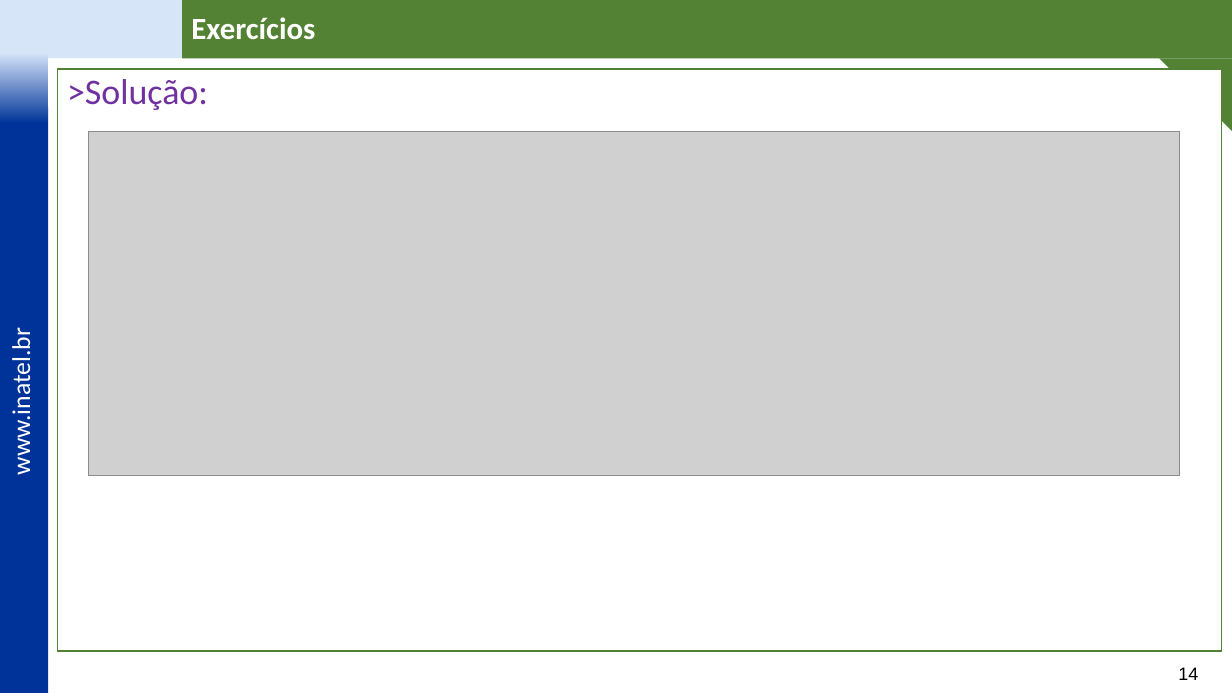
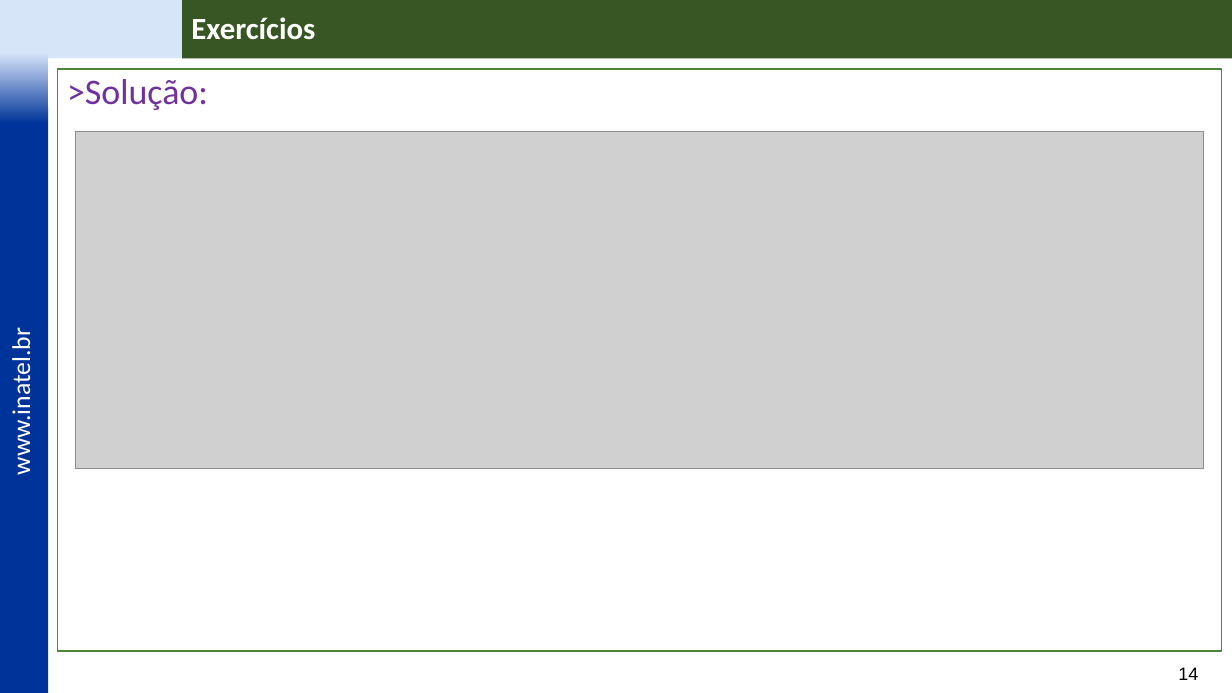
Before and after one commit to vitor-figueiredo/Lab_JavaCollections, a slide deck: slide 14 of _docs/IDP Labs - Java Collections - v3.pptx. Drawn at 1232x693 pixels with LibreOffice and Linux fonts; fonts in the diff are those of the drawing; grey boxes stand for pictures; background and template pictures are left out. Boxes give left, top, right and bottom in pixels: in the first picture for what was removed or moved away, otherwise in the second. Text is boxed around its words. In the diff, an @@ line names an element or a change of style, - is before the commit and + after.

```diff
--- a/_docs/IDP Labs - Java Collections - v3.pptx
+++ b/_docs/IDP Labs - Java Collections - v3.pptx
@@ rectangle "Exercícios" at bbox=[182, 0, 1232, 58]: fill #548235 to #385723 @@
@@ triangle removed at bbox=[1160, 58, 1232, 131] @@
@@ picture: place and size @@
-picture at bbox=[89, 131, 1180, 476]
+picture at bbox=[76, 131, 1203, 469]
```
Also in this commit, not shown: 14 other slides changed, 1 slide added, 9 other files.
